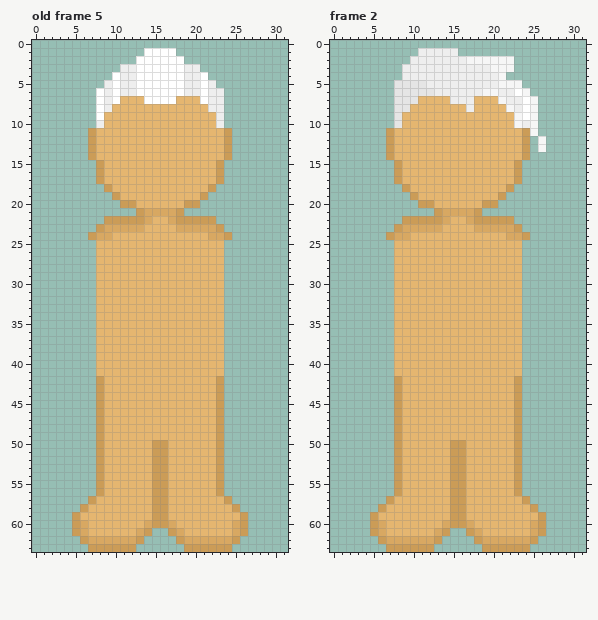
Pixel-art file: Assets/Resources/Clothes/Hair Front.aseprite. That is the earlier state.
32x64 pixels, 6 frames. Colours within 5 levels of each other are drawn and written as one. Shown: old frame 5, frame 2. The commit also changed other frames, which this record leaves out.
After:
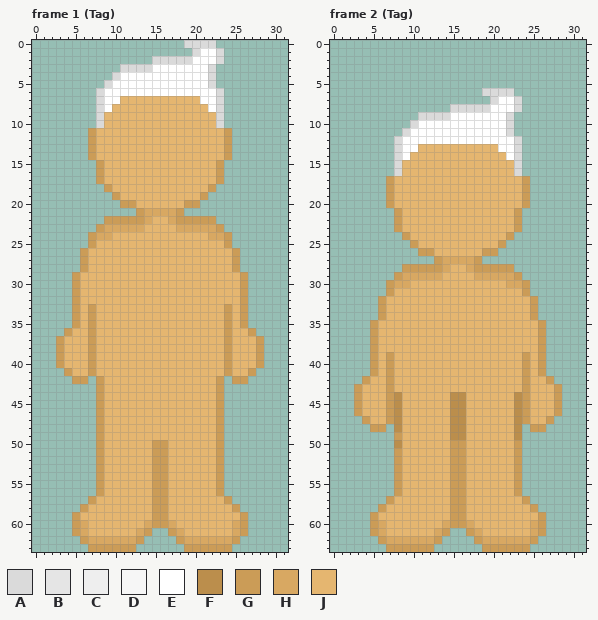
Palette (. is transparent): A #dadada  B #e5e5e5  C #eeeeee  D #f6f6f6  E #ffffff  F #bb8e4c  G #cb9c57  H #d8a862  J #e5b670
A new or re-ordered frame is compared with the old frame closest to it.
The edit:
layer "Arms" now shown
frames re-ordered
--- frame 1 (Tag) against old frame 5, layers "Hair", "Arms"
@@ x 6..25 @@
- 0 ....................
- 1 ........EEEE........
- 2 .......EEEEEE.......
- 3 .....CCEEEEEECC.....
- 4 ....ECCEEEEEECCE....
- 5 ...CECCEEEEEECCEC...
- 6 ..ECECCEEEEEECCECC..
- 7 ..ECEJJJEEEEJJJECC..
- 8 ..ECJJJJJJJJJJJJCC..
- 9 ..EJJJJJJJJJJJJJJC..
-10 ..CJJJJJJJJJJJJJJC..
+ 0 .............AAAA...
+ 1 ..............AEEA..
+ 2 .........AAAAAEEEA..
+ 3 .....AAAAEEEEEEEA...
+ 4 ....AEEEEEEEEEEEA...
+ 5 ...AEEEEEEEEEEEEA...
+ 6 ..AEEEEEEEEEEEEEEA..
+ 7 ..AEEJJJJJJJJJJEEA..
+ 8 ..AEJJJJJJJJJJJJEA..
+ 9 ..AJJJJJJJJJJJJJJA..
+10 ..AJJJJJJJJJJJJJJA..
 11 .GJJJJJJJJJJJJJJJJG.
@@ x 0..31 @@
 24 .......GHHJJJJJJJJJJJJHHG.......
-25 ........JJJJJJJJJJJJJJJJ........
-26 ........JJJJJJJJJJJJJJJJ........
-27 ........JJJJJJJJJJJJJJJJ........
-28 ........JJJJJJJJJJJJJJJJ........
-29 ........JJJJJJJJJJJJJJJJ........
-30 ........JJJJJJJJJJJJJJJJ........
-31 ........JJJJJJJJJJJJJJJJ........
-32 ........JJJJJJJJJJJJJJJJ........
-33 ........JJJJJJJJJJJJJJJJ........
-34 ........JJJJJJJJJJJJJJJJ........
-35 ........JJJJJJJJJJJJJJJJ........
-36 ........JJJJJJJJJJJJJJJJ........
-37 ........JJJJJJJJJJJJJJJJ........
-38 ........JJJJJJJJJJJJJJJJ........
-39 ........JJJJJJJJJJJJJJJJ........
-40 ........JJJJJJJJJJJJJJJJ........
-41 ........JJJJJJJJJJJJJJJJ........
-42 ........GJJJJJJJJJJJJJJG........
+25 .......GJJJJJJJJJJJJJJJJG.......
+26 ......GJJJJJJJJJJJJJJJJJJG......
+27 ......GJJJJJJJJJJJJJJJJJJG......
+28 ......GJJJJJJJJJJJJJJJJJJG......
+29 .....GJJJJJJJJJJJJJJJJJJJJG.....
+30 .....GJJJJJJJJJJJJJJJJJJJJG.....
+31 .....GJJJJJJJJJJJJJJJJJJJJG.....
+32 .....GJJJJJJJJJJJJJJJJJJJJG.....
+33 .....GJGJJJJJJJJJJJJJJJJGJG.....
+34 .....GJGJJJJJJJJJJJJJJJJGJG.....
+35 .....GJGJJJJJJJJJJJJJJJJGJG.....
+36 ....GJJGJJJJJJJJJJJJJJJJGJJG....
+37 ...GJJJGJJJJJJJJJJJJJJJJGJJJG...
+38 ...GJJJGJJJJJJJJJJJJJJJJGJJJG...
+39 ...GJJJGJJJJJJJJJJJJJJJJGJJJG...
+40 ...GJJJGJJJJJJJJJJJJJJJJGJJJG...
+41 ....GJJGJJJJJJJJJJJJJJJJGJJG....
+42 .....GG.GJJJJJJJJJJJJJJG.GG.....
 43 ........GJJJJJJJJJJJJJJG........
--- frame 2 (Tag), layers "Hair", "Arms", "Layer 1"
@@ x 0..31 @@
  0 ................................
- 1 ...........CCCCC................
- 2 ..........CCCCCCCDDDDDD.........
- 3 .........CCCCCCCCCCCDDD.........
- 4 .........CCCCCCCCCCCCD..........
- 5 ........BBBBCCCCCCCCCDDD........
- 6 ........BBBBBCCCCCCDDCCED.......
- 7 ........BBBJJJJCCCJJJDCCED......
- 8 ........BBJJJJJJJCJJJJDCED......
- 9 ........BJJJJJJJJJJJJJJDED......
-10 ........BJJJJJJJJJJJJJJDCD......
-11 .......GJJJJJJJJJJJJJJJJGD......
-12 .......GJJJJJJJJJJJJJJJJG.D.....
-13 .......GJJJJJJJJJJJJJJJJG.D.....
-14 .......GJJJJJJJJJJJJJJJJG.......
-15 ........GJJJJJJJJJJJJJJG........
-16 ........GJJJJJJJJJJJJJJG........
-17 ........GJJJJJJJJJJJJJJG........
-18 .........GJJJJJJJJJJJJG.........
-19 ..........GJJJJJJJJJJG..........
-20 ...........GGJJJJJJGG...........
-21 .............GHHHHG.............
-22 .........GGGGGHJJHGGGGG.........
-23 ........GHHHHHJJJJHHHHHG........
-24 .......GHHJJJJJJJJJJJJHHG.......
-25 ........JJJJJJJJJJJJJJJJ........
-26 ........JJJJJJJJJJJJJJJJ........
-27 ........JJJJJJJJJJJJJJJJ........
-28 ........JJJJJJJJJJJJJJJJ........
-29 ........JJJJJJJJJJJJJJJJ........
-30 ........JJJJJJJJJJJJJJJJ........
-31 ........JJJJJJJJJJJJJJJJ........
-32 ........JJJJJJJJJJJJJJJJ........
-33 ........JJJJJJJJJJJJJJJJ........
-34 ........JJJJJJJJJJJJJJJJ........
-35 ........JJJJJJJJJJJJJJJJ........
-36 ........JJJJJJJJJJJJJJJJ........
-37 ........JJJJJJJJJJJJJJJJ........
-38 ........JJJJJJJJJJJJJJJJ........
-39 ........JJJJJJJJJJJJJJJJ........
-40 ........JJJJJJJJJJJJJJJJ........
-41 ........JJJJJJJJJJJJJJJJ........
-42 ........GJJJJJJJJJJJJJJG........
-43 ........GJJJJJJJJJJJJJJG........
-44 ........GJJJJJJJJJJJJJJG........
-45 ........GJJJJJJJJJJJJJJG........
-46 ........GJJJJJJJJJJJJJJG........
-47 ........GJJJJJJJJJJJJJJG........
-48 ........GJJJJJJJJJJJJJJG........
-49 ........GJJJJJJJJJJJJJJG........
-50 ........GJJJJJJGGJJJJJJG........
+ 1 ................................
+ 2 ................................
+ 3 ................................
+ 4 ................................
+ 5 ................................
+ 6 ...................AAAA.........
+ 7 ....................AEEA........
+ 8 ...............AAAAAEEEA........
+ 9 ...........AAAAEEEEEEEA.........
+10 ..........AEEEEEEEEEEEA.........
+11 .........AEEEEEEEEEEEEA.........
+12 ........AEEEEEEEEEEEEEEA........
+13 ........AEEJJJJJJJJJJEEA........
+14 ........AEJJJJJJJJJJJJEA........
+15 ........AJJJJJJJJJJJJJJA........
+16 ........AJJJJJJJJJJJJJJA........
+17 .......GJJJJJJJJJJJJJJJJG.......
+18 .......GJJJJJJJJJJJJJJJJG.......
+19 .......GJJJJJJJJJJJJJJJJG.......
+20 .......GJJJJJJJJJJJJJJJJG.......
+21 ........GJJJJJJJJJJJJJJG........
+22 ........GJJJJJJJJJJJJJJG........
+23 ........GJJJJJJJJJJJJJJG........
+24 .........GJJJJJJJJJJJJG.........
+25 ..........GJJJJJJJJJJG..........
+26 ...........GGJJJJJJGG...........
+27 .............GHHHHG.............
+28 .........GGGGGHJJHGGGGG.........
+29 ........GHHHHHJJJJHHHHHG........
+30 .......GHHJJJJJJJJJJJJHHG.......
+31 .......GJJJJJJJJJJJJJJJJG.......
+32 ......GJJJJJJJJJJJJJJJJJJG......
+33 ......GJJJJJJJJJJJJJJJJJJG......
+34 ......GJJJJJJJJJJJJJJJJJJG......
+35 .....GJJJJJJJJJJJJJJJJJJJJG.....
+36 .....GJJJJJJJJJJJJJJJJJJJJG.....
+37 .....GJJJJJJJJJJJJJJJJJJJJG.....
+38 .....GJJJJJJJJJJJJJJJJJJJJG.....
+39 .....GJGJJJJJJJJJJJJJJJJGJG.....
+40 .....GJGJJJJJJJJJJJJJJJJGJG.....
+41 .....GJGJJJJJJJJJJJJJJJJGJG.....
+42 ....GJJGJJJJJJJJJJJJJJJJGJJG....
+43 ...GJJJGJJJJJJJJJJJJJJJJGJJJG...
+44 ...GJJJGFJJJJJJFFJJJJJJFGJJJG...
+45 ...GJJJGFJJJJJJFFJJJJJJFGJJJG...
+46 ...GJJJGFJJJJJJFFJJJJJJFGJJJG...
+47 ....GJJGFJJJJJJFFJJJJJJFGJJG....
+48 .....GG.FJJJJJJFFJJJJJJF.GG.....
+49 ........GJJJJJJFFJJJJJJF........
+50 ........FJJJJJJGGJJJJJJG........
 51 ........GJJJJJJGGJJJJJJG........
Where, in picture pixels (left, top, right, bottom), the same in both pictures:
changed: (96, 40, 224, 128)
added: (56, 240, 96, 384)
added: (224, 240, 264, 384)
changed: (354, 48, 562, 448)
